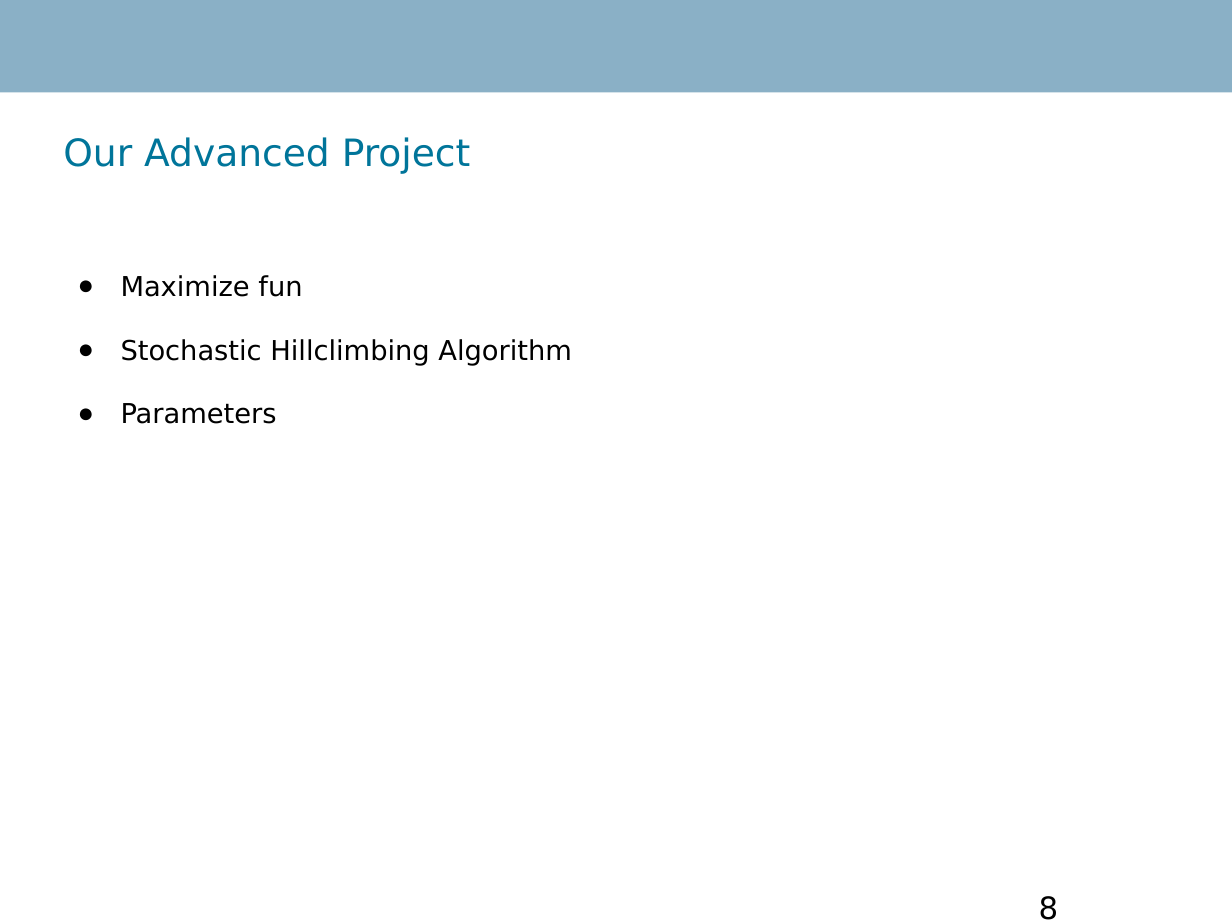
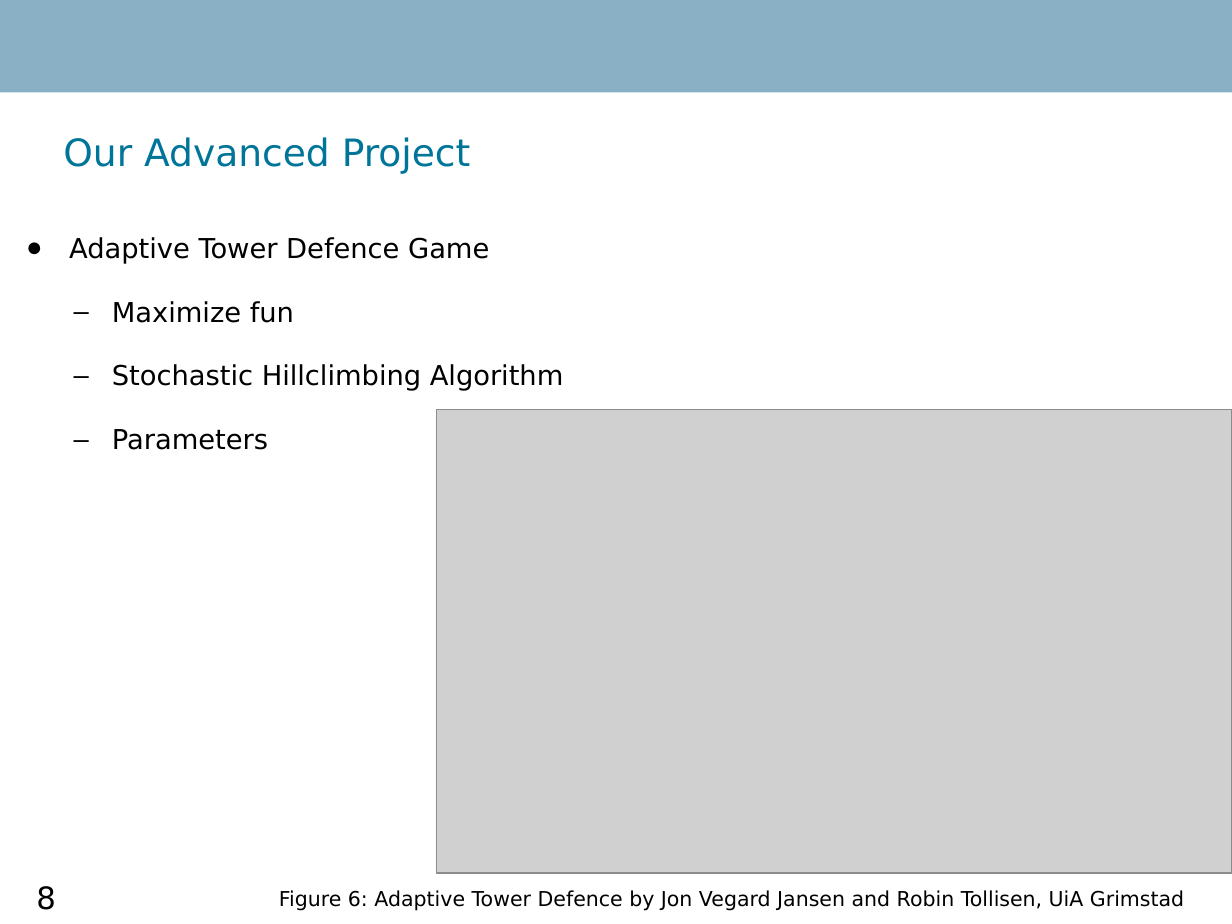
Before and after one commit to RobinTo/AdaptiveGame, a slide deck: slide 8 of IKT426 Research Seminar Report/presentation.ppt. Drawn at 1232x924 pixels with LibreOffice and Linux fonts; fonts in the diff are those of the drawing; grey boxes stand for pictures; background and template pictures are left out. Boxes give left, top, right and bottom in pixels: in the first picture for what was removed or moved away, otherwise in the second. Text is boxed around its words. In the diff, an @@ line names an element or a change of style, - is before the commit and + after.

Commit message:
Presentation IKT426

```diff
--- a/IKT426 Research Seminar Report/presentation.ppt
+++ b/IKT426 Research Seminar Report/presentation.ppt
@@ text "Adaptive Tower Defence Game": place and size @@
-text "Adaptive Tower Defence Game" at [121,275,572,424]
+text "Adaptive Tower Defence Game" at [69,237,564,450]
@@ text at [69,237,489,264]: paragraph added @@
+● Adaptive Tower Defence Game
@@ text at [112,301,564,450]: bullet ● to –; list level 1 to 2 in "Maximize fun"; list level 1 to 2 in "Stochastic Hillclimbing Algorithm"; list level 1 to 2 in "Parameters" @@
@@ picture added at [436,410,1232,873] @@
@@ page number: place and size @@
-page number at [1039,896,1059,920]
+page number at [36,886,56,910]
@@ text added at [279,890,1184,911], 12 pt, text #000000 @@
+Figure 6: Adaptive Tower Defence by Jon Vegard Jansen and Robin Tollisen, UiA Grimstad
```
Also in this commit, not shown: 2 other slides changed, 3 other files.
